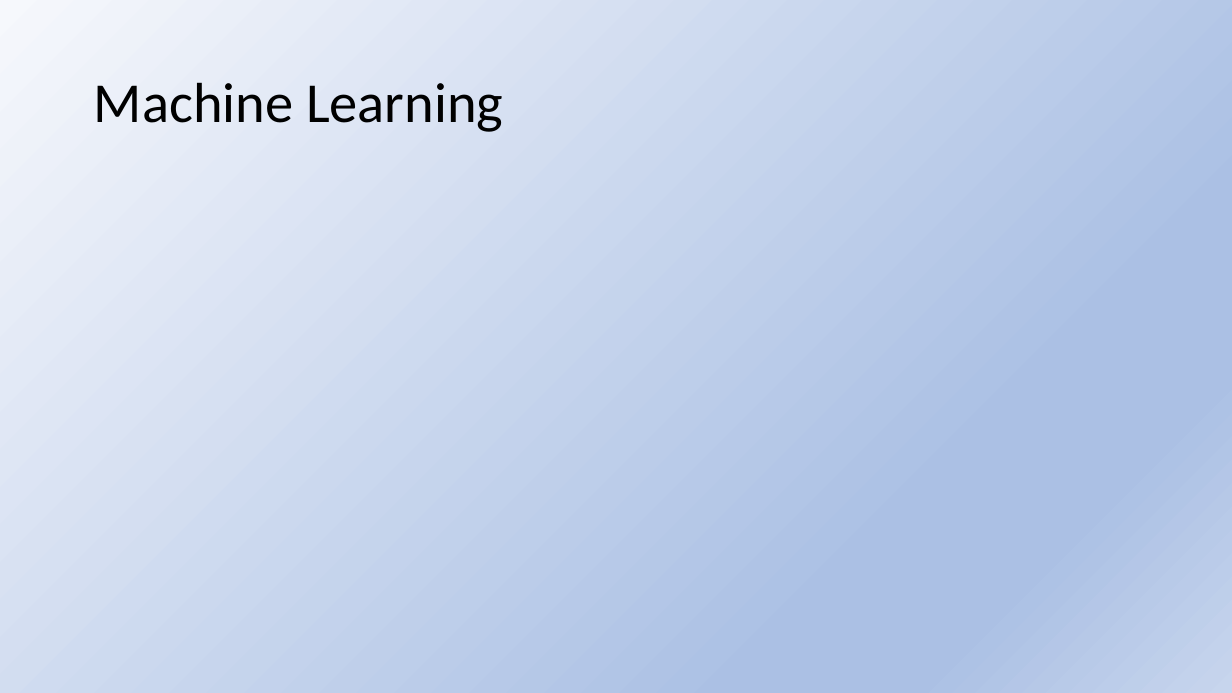
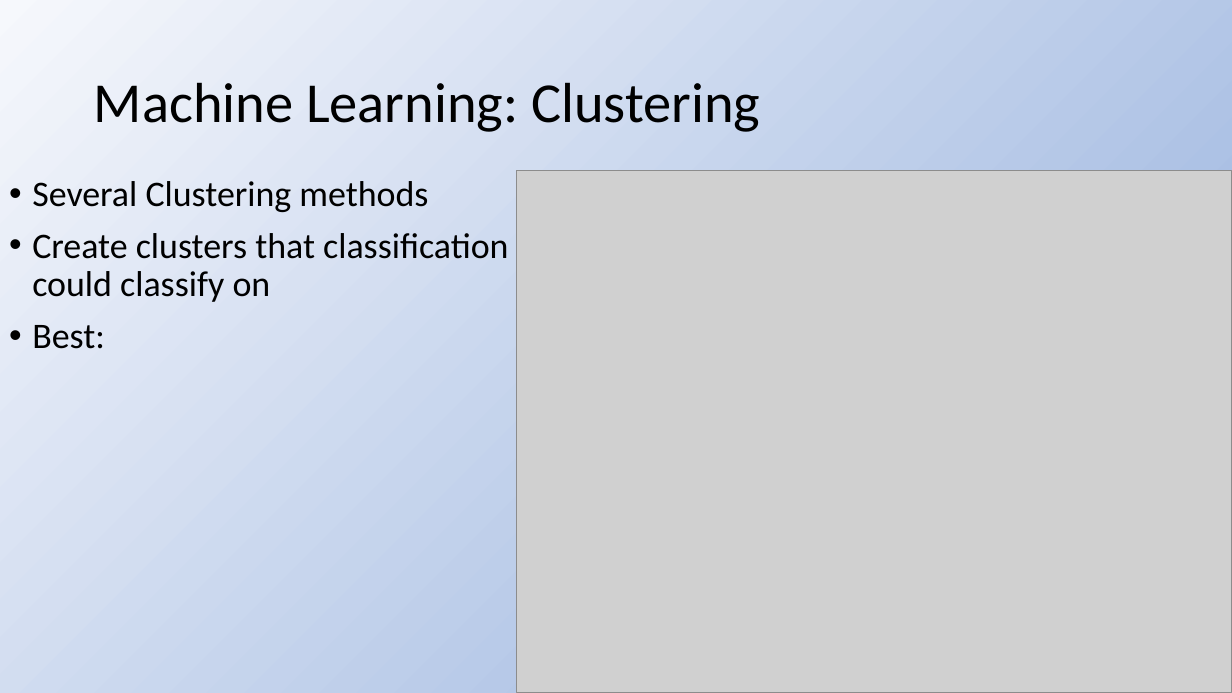
Before and after one commit to lilfetz22/Health_Scores_CAP2, a slide deck: slide 8 of Presentation_Health_Scores_CAP2.pptx. Drawn at 1232x693 pixels with LibreOffice and Linux fonts; fonts in the diff are those of the drawing; grey boxes stand for pictures. Boxes give left, top, right and bottom in pixels: in the first picture for what was removed or moved away, otherwise in the second. Text is boxed around its words. In the diff, an @@ line names an element or a change of style, - is before the commit and + after.

Commit message:
added more pictures, further updates on ppt

```diff
--- a/Presentation_Health_Scores_CAP2.pptx
+++ b/Presentation_Health_Scores_CAP2.pptx
@@ title at bbox=[94, 82, 760, 132]: text changed @@
-Machine Learning
+Machine Learning: Clustering
@@ picture added at bbox=[517, 171, 1232, 693] @@
@@ text added at bbox=[32, 181, 508, 349], 28 pt, text #000000 @@
+• Several Clustering methods
+• Create clusters that classification could classify on
+• Best:
```
Also in this commit, not shown: 3 other slides changed, 6 other files.
